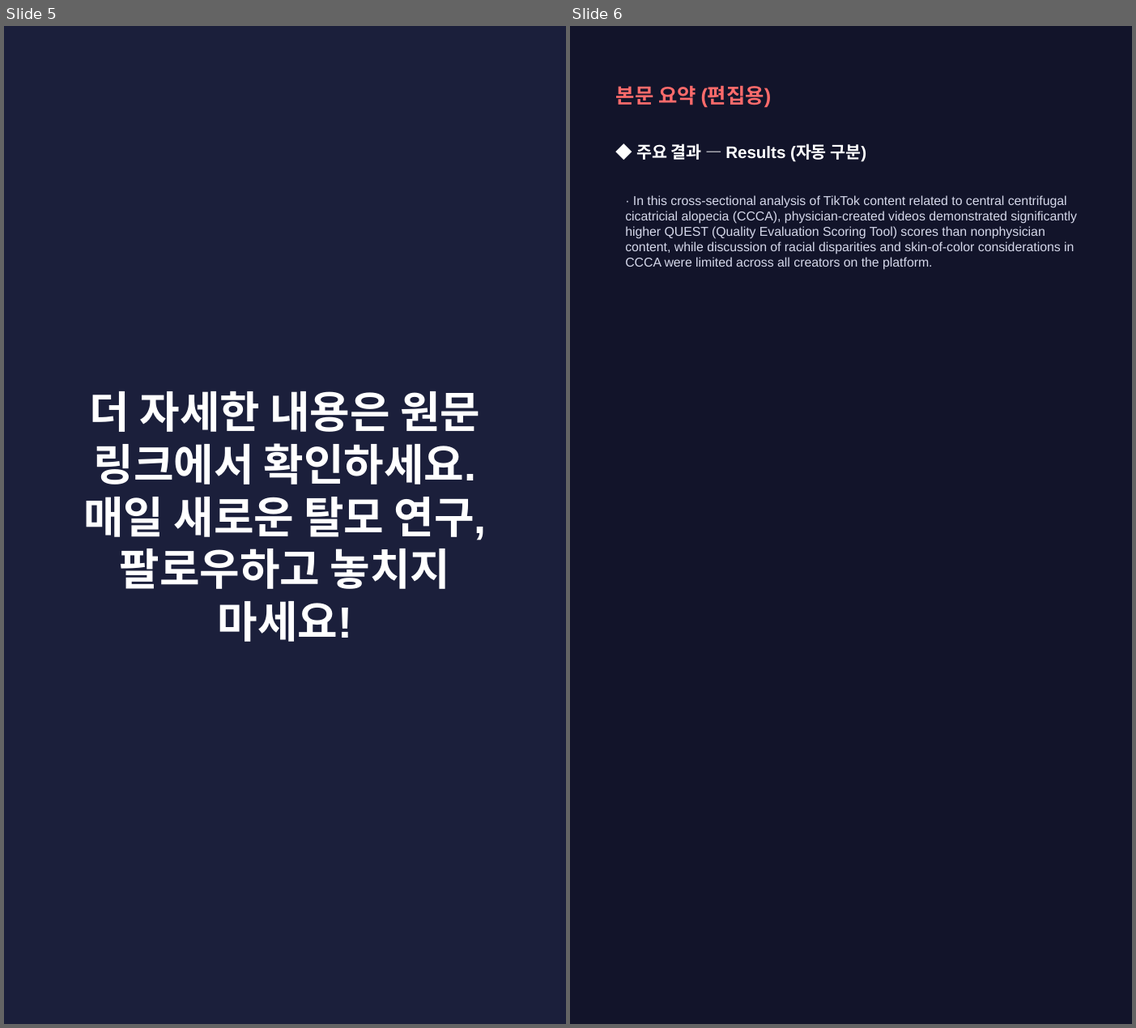
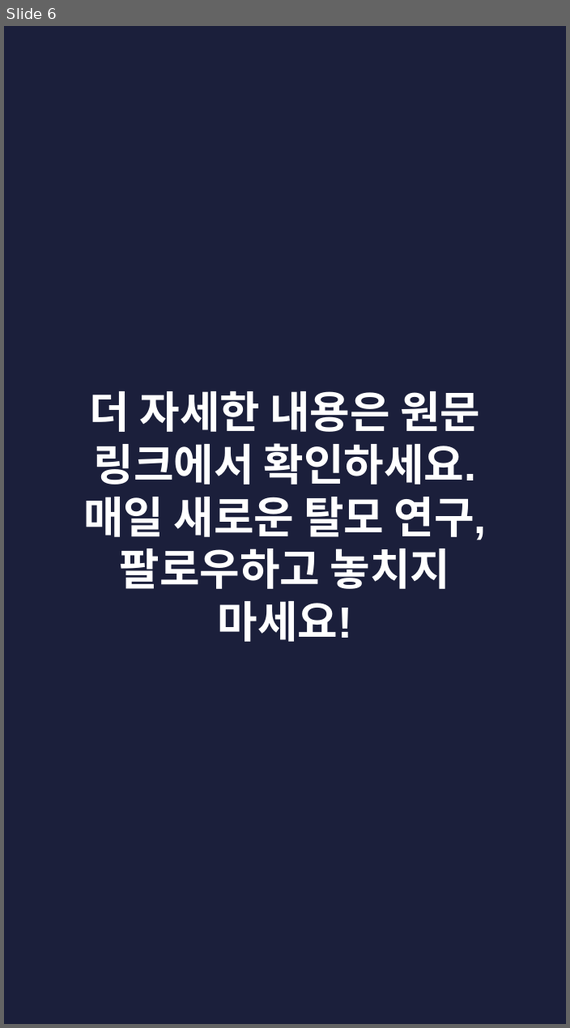
Before and after one commit to hyokang2010-BJ-ANTH/product-builder-test, a slide deck: pwa/data/latest/slides.pptx. Shown side by side, each under a label of ours: slides 5 and 6 before the commit, slide 6 after it. The pictures are 1136x1028 and 570x1028 pixels, drawn with LibreOffice and Linux fonts; fonts in the diff are those of the drawing. Boxes give left, top, right and bottom in pixels: in the first picture for what was removed or moved away, otherwise in the second. Text is boxed around its words. In the diff, an @@ line names an element or a change of style, - is before the commit and + after.

```diff
--- a/pwa/data/latest/slides.pptx
+++ b/pwa/data/latest/slides.pptx
@@ slide 6 removed at [570, 26, 1132, 1024], background #12142A @@
@@ text removed at [616, 85, 772, 108] @@
-본문 요약 (편집용)
@@ text removed at [636, 143, 867, 162] @@
-◆ 주요 결과 — Results (자동 구분)
@@ text removed at [625, 195, 1077, 270] @@
-· In this cross-sectional analysis of TikTok content related to central centrifugal cicatricial alopecia (CCCA), physician-created videos demonstrated significantly higher QUEST (Quality Evaluation Scoring Tool) scores than nonphysician content, while discussion of racial disparities and skin-of-color considerations in CCCA were limited across all creators on the platform.
@@ what was slide 5 is now slide 6 @@
```
Also in this commit, not shown: 2 slides changed, 5 slides added, 2 other slides removed, 26 other files.
